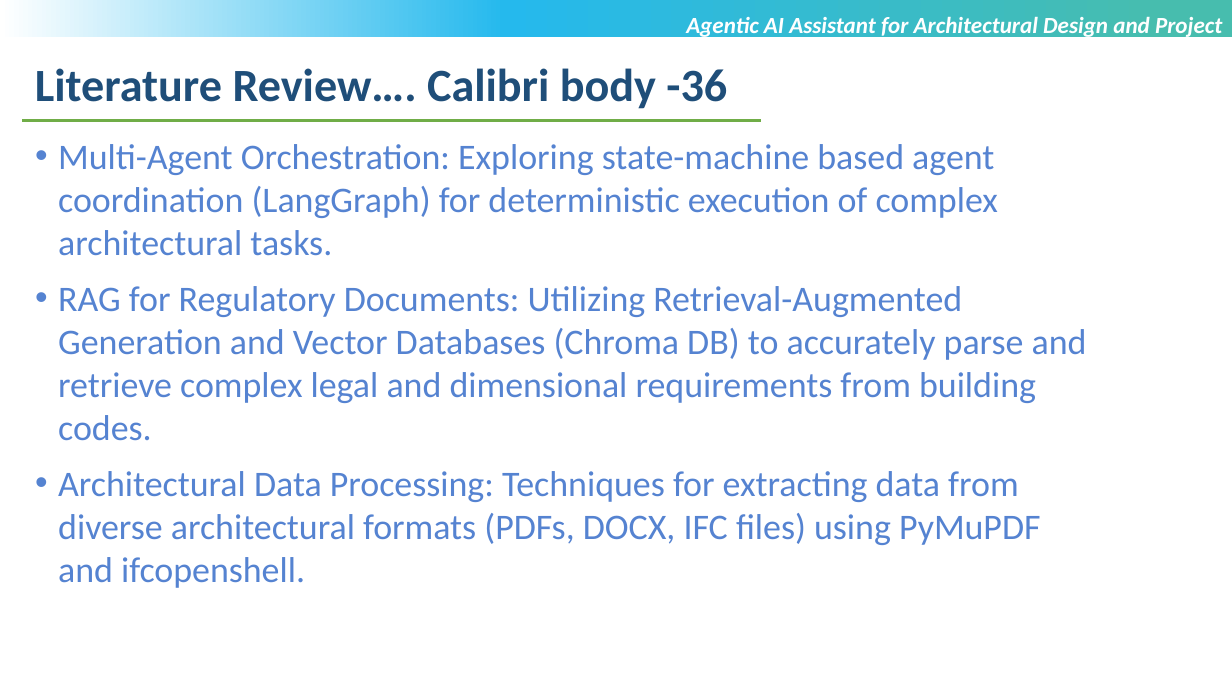
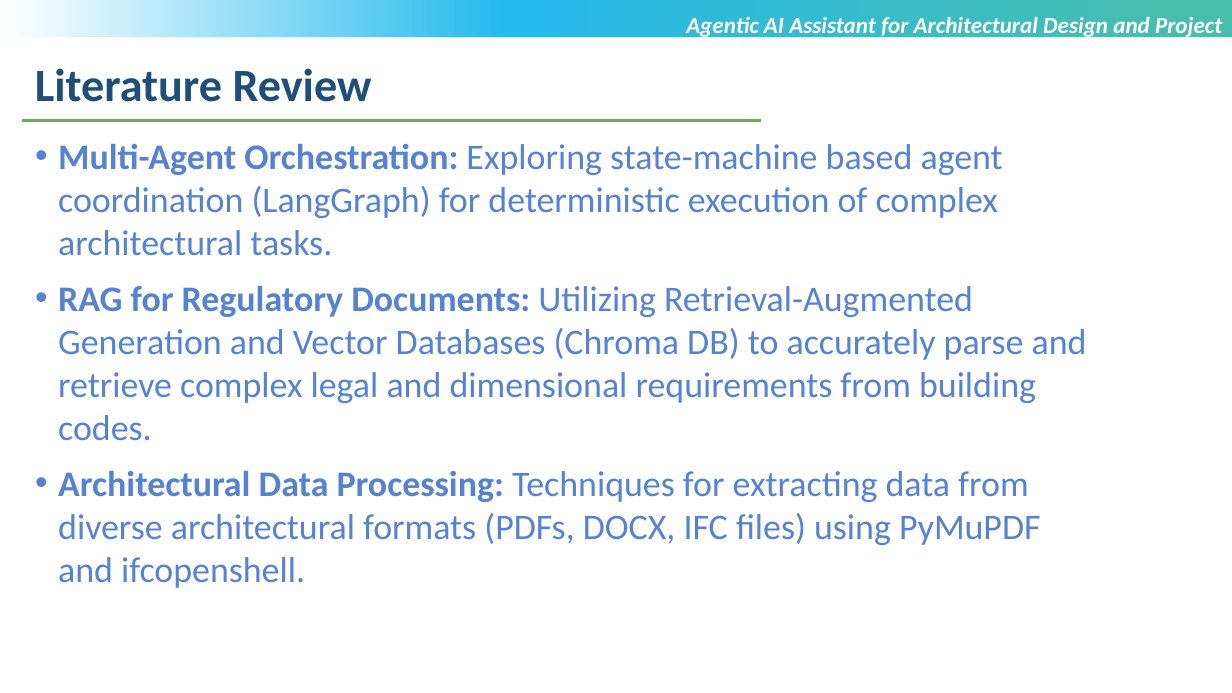
Before and after one commit to MehtaRahi/AgenticAI_Architectural_Assistant, a slide deck: slide 5 of T9998_VIT-Chennai_Rahi_Sanxipt_Mehta_Review1.pptx. Drawn at 1232x693 pixels with LibreOffice and Linux fonts; fonts in the diff are those of the drawing; background and template pictures are left out. Boxes give left, top, right and bottom in pixels: in the first picture for what was removed or moved away, otherwise in the second. Text is boxed around its words. In the diff, an @@ line names an element or a change of style, - is before the commit and + after.

```diff
--- a/T9998_VIT-Chennai_Rahi_Sanxipt_Mehta_Review1.pptx
+++ b/T9998_VIT-Chennai_Rahi_Sanxipt_Mehta_Review1.pptx
@@ text at [35,68,372,102]: text changed @@
-Literature Review…. Calibri body -36
+Literature Review
@@ text "Multi-Agent Orchestration: Exploring state-machine based ..." at [58,144,1087,588]: bold on in "Multi-Agent Orchestration:", "RAG for Regulatory Documents:", "Architectural Data Processing:" @@
```
Also in this commit, not shown: 4 other slides changed.
